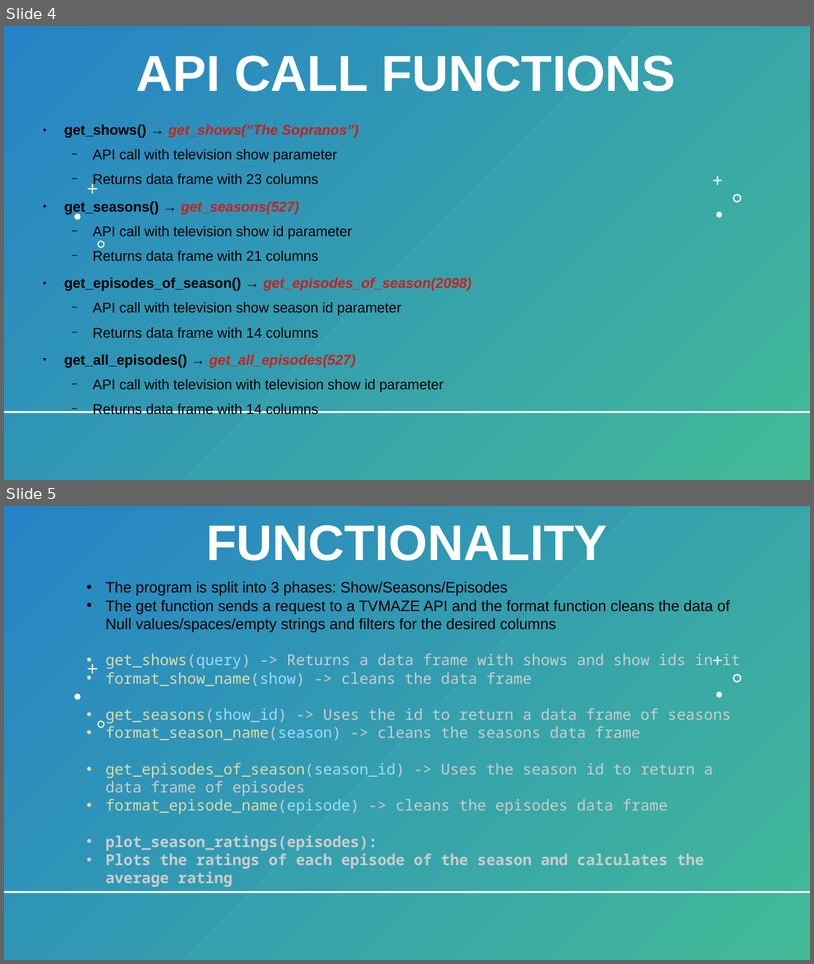
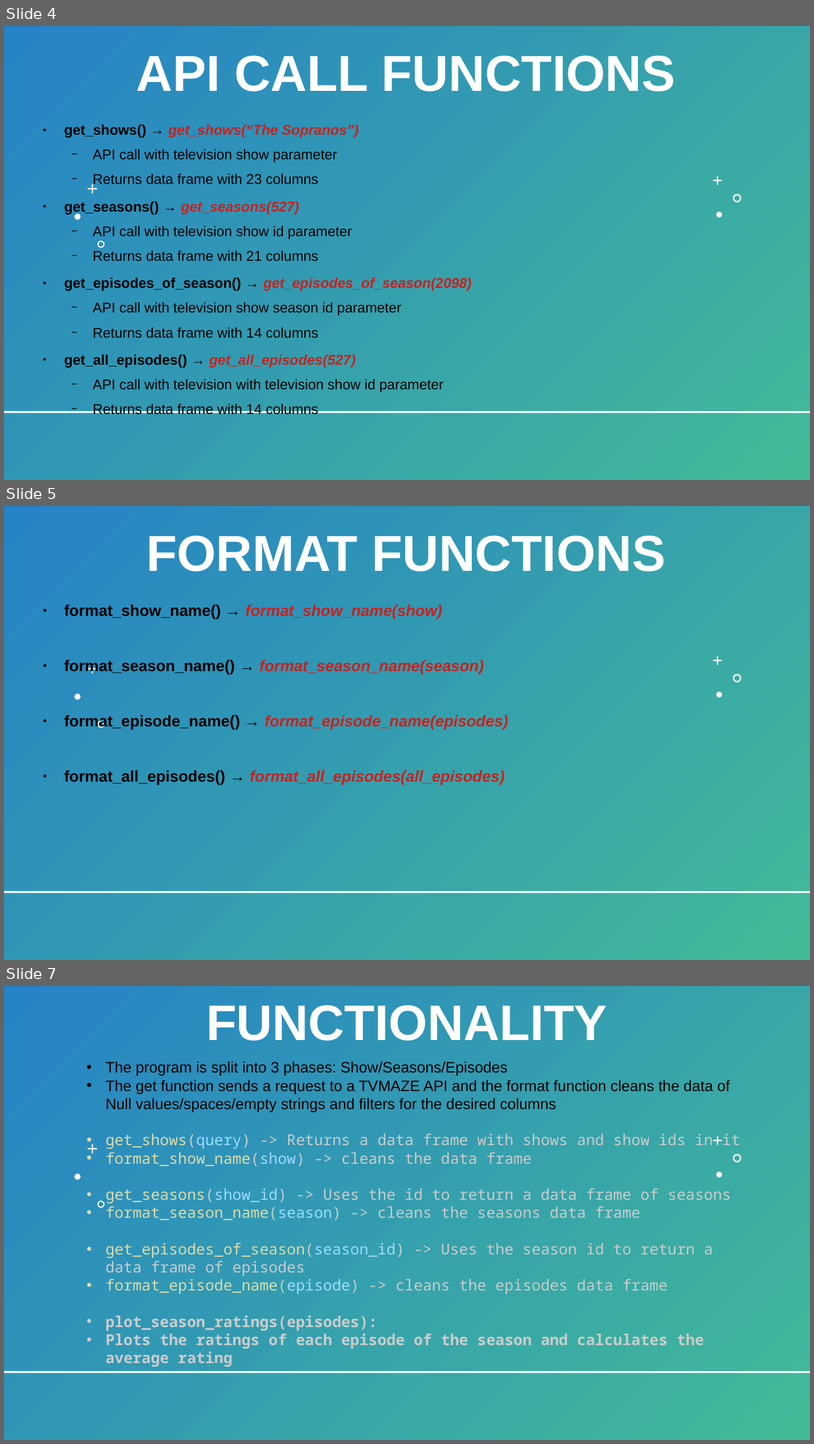
Before and after one commit to BaldeepDhada/API-Shows, a slide deck: 534-Slides.pptx. Shown one above the other, each under a label of ours: slides 4 and 5 before the commit, slides 4, 5 and 7 after it; the slides between them are not shown. The pictures are 814x964 and 814x1444 pixels, drawn with LibreOffice and Linux fonts; fonts in the diff are those of the drawing. Boxes give left, top, right and bottom in pixels: in the first picture for what was removed or moved away, otherwise in the second. Text is boxed around its words. In the diff, an @@ line names an element or a change of style, - is before the commit and + after.

```diff
--- a/534-Slides.pptx
+++ b/534-Slides.pptx
@@ slide 5 added at (4, 506, 810, 960), background #FFFFFF; not listed: 1 template element that a slide beside it also shows @@
@@ rectangle added at (4, 506, 810, 960), fill gradient #2683C6 to #42BA97 @@
@@ title added at (146, 535, 666, 571), 60 pt, text #FFFFFF, bold @@
+FORMAT FUNCTIONS
@@ line added from (51, 580) to (51, 959), #2683C6 2 pt @@
@@ text added at (64, 604, 509, 785), 18.6 pt, text #C9211E, bold, italic @@
+● format_show_name() → format_show_name(show)
+● format_season_name() → format_season_name(season)
+● format_episode_name() → format_episode_name(episodes)
+● format_all_episodes() → format_all_episodes(all_episodes)
@@ freeform shape added at (87, 664, 97, 673), fill #FFFFFF @@
@@ freeform shape added at (714, 656, 723, 665), fill #FFFFFF @@
@@ freeform shape added at (734, 673, 742, 682), fill #FFFFFF @@
@@ freeform shape added at (74, 694, 80, 700), fill #FFFFFF @@
@@ freeform shape added at (717, 692, 723, 698), fill #FFFFFF @@
@@ freeform shape added at (98, 721, 105, 728), fill #FFFFFF @@
@@ line added from (4, 892) to (810, 892), #FFFFFF 2 pt @@
@@ what was slide 5 is now slide 7 @@
```
Also in this commit, not shown: 1 other slide added.
